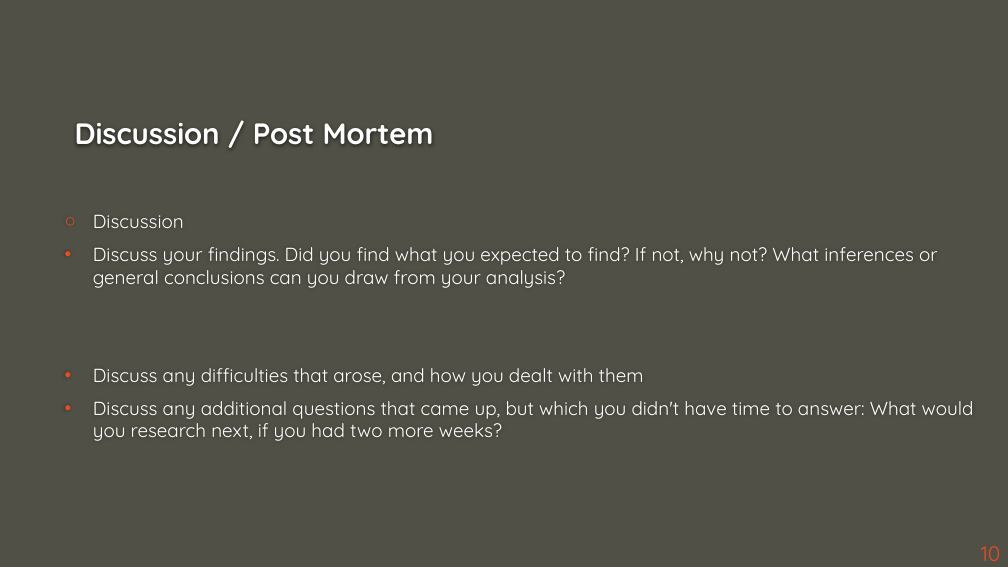
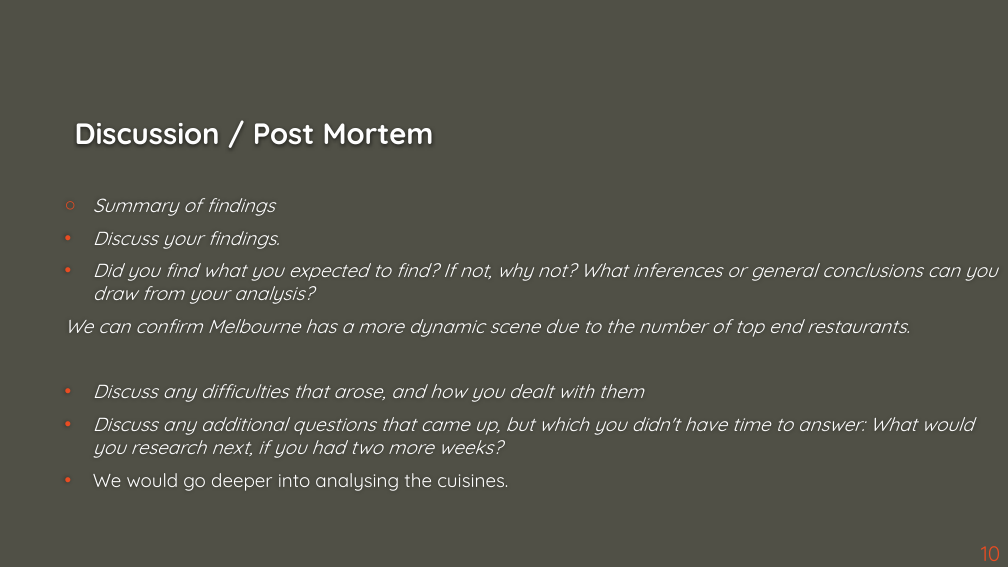
Before and after one commit to ashdrayton/Zomato-Restaurants-Reviews, a slide deck: slide 10 of Babette/Zomato_Presentation _BB.pptx. Drawn at 1008x567 pixels with LibreOffice and Linux fonts; fonts in the diff are those of the drawing; background and template pictures are left out. Boxes give left, top, right and bottom in pixels: in the first picture for what was removed or moved away, otherwise in the second. Text is boxed around its words. In the diff, an @@ line names an element or a change of style, - is before the commit and + after.

```diff
--- a/Babette/Zomato_Presentation _BB.pptx
+++ b/Babette/Zomato_Presentation _BB.pptx
@@ text at (x1=65, y1=198, x2=998, y2=337): text changed; italic on @@
-○ Discussion
-• Discuss your findings. Did you find what you expected to find? If not, why not? What inferences or general conclusions can you draw from your analysis?
+○ Summary of findings
+• Discuss your findings.
+• Did you find what you expected to find? If not, why not? What inferences or general conclusions can you draw from your analysis?
+We can confirm Melbourne has a more dynamic scene due to the number of top end restaurants.
@@ text at (x1=93, y1=384, x2=974, y2=458): italic on in "Discuss any difficulties that arose, and how ...", "Discuss any additional questions that came up, ..." @@
@@ text at (x1=93, y1=473, x2=508, y2=491): paragraph added @@
+• We would go deeper into analysing the cuisines.
```
Also in this commit, not shown: 4 other slides changed, 1 slide added, 1 slide removed, 1 other file.
